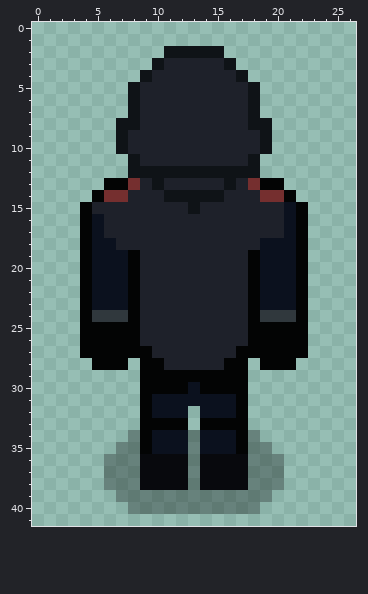
A pixel-art sprite gets an edit: art/corporation/villains/CorporationSecurity3-idle-up-1.png. The first picture shows the starting point.
The file is 27x42 pixels.
After:
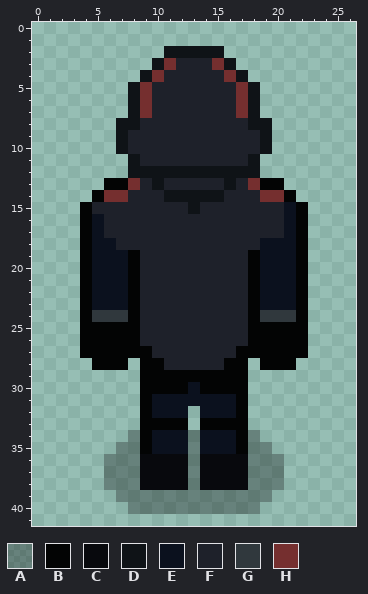
Palette (. is transparent): A #00000050  B #030404  C #08090d  D #0f1317  E #0b111e  F #1e212a  G #30383d  H #752f2f
From the commit log: Security Guy 3 idle right
Changes in this commit:
Changed rows in their new state; - is an unchanged pixel.
first column x 9:
 3 --H---H--
 4 -H-----H-
 5 H-------H
 6 H-------H
 7 H-------H
Changed places in both pictures, as pixel boxes (x1, y1, x2, y2):
changed: (140, 58, 176, 118)
changed: (212, 58, 248, 118)
